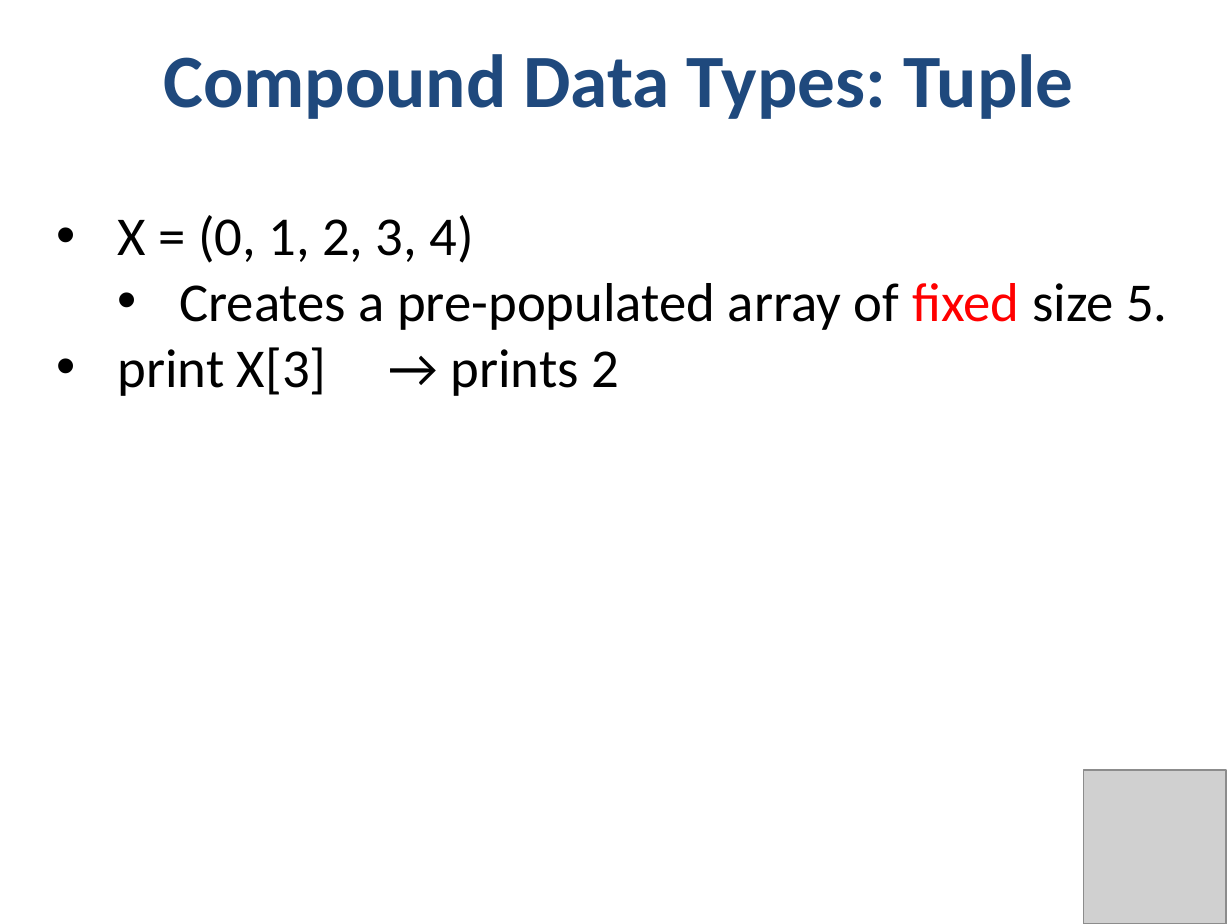
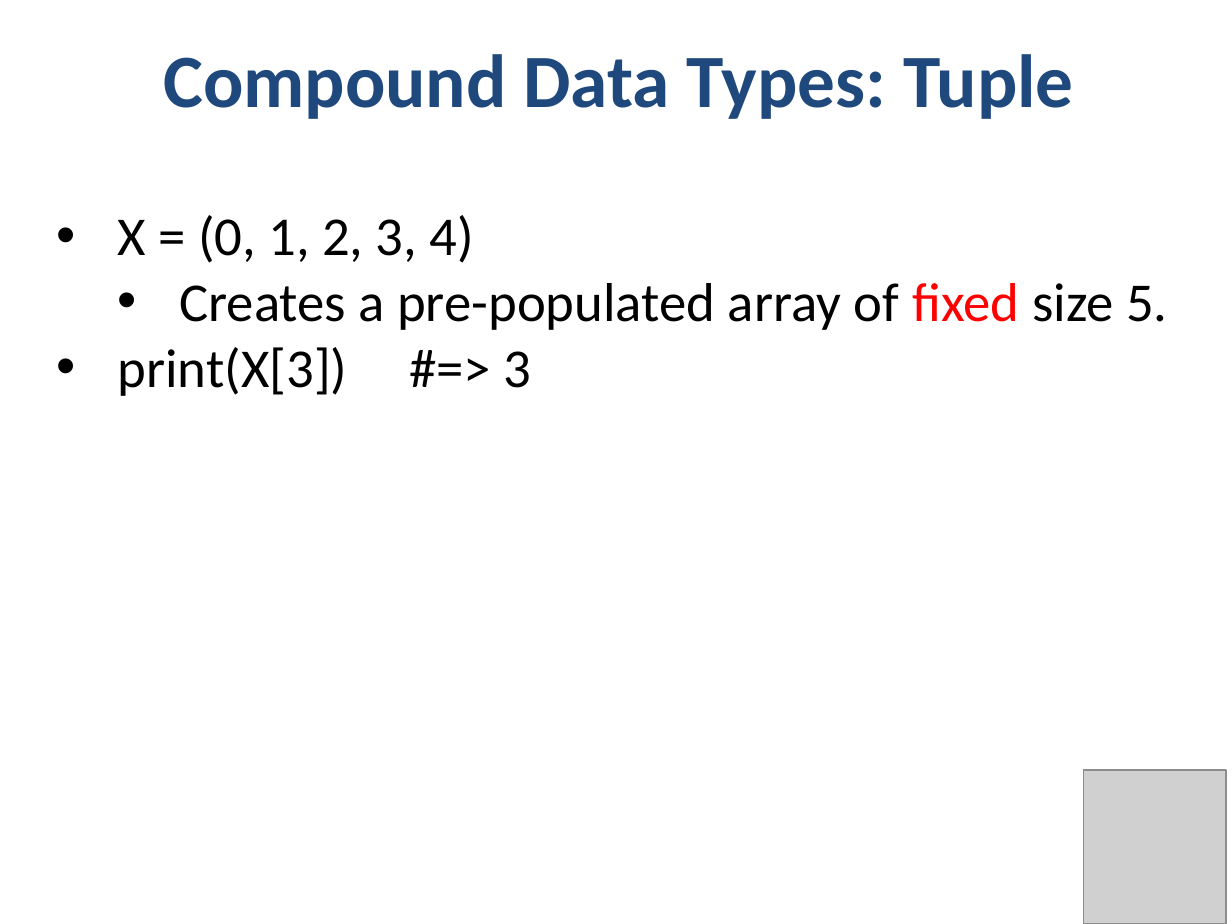
Before and after one commit to phonedude/cs532-s17, a slide deck: slide 17 of slides/week-02-python.pptx. Drawn at 1232x924 pixels with LibreOffice and Linux fonts; fonts in the diff are those of the drawing; grey boxes stand for pictures. Boxes give left, top, right and bottom in pixels: in the first picture for what was removed or moved away, otherwise in the second. Text is boxed around its words. In the diff, an @@ line names an element or a change of style, - is before the commit and + after.

```diff
--- a/slides/week-02-python.pptx
+++ b/slides/week-02-python.pptx
@@ text at (118, 347, 532, 396): text changed @@
-• print X[3] → prints 2
+• print(X[3]) #=> 3
```
Also in this commit, not shown: 15 other slides changed, 1 other file.
